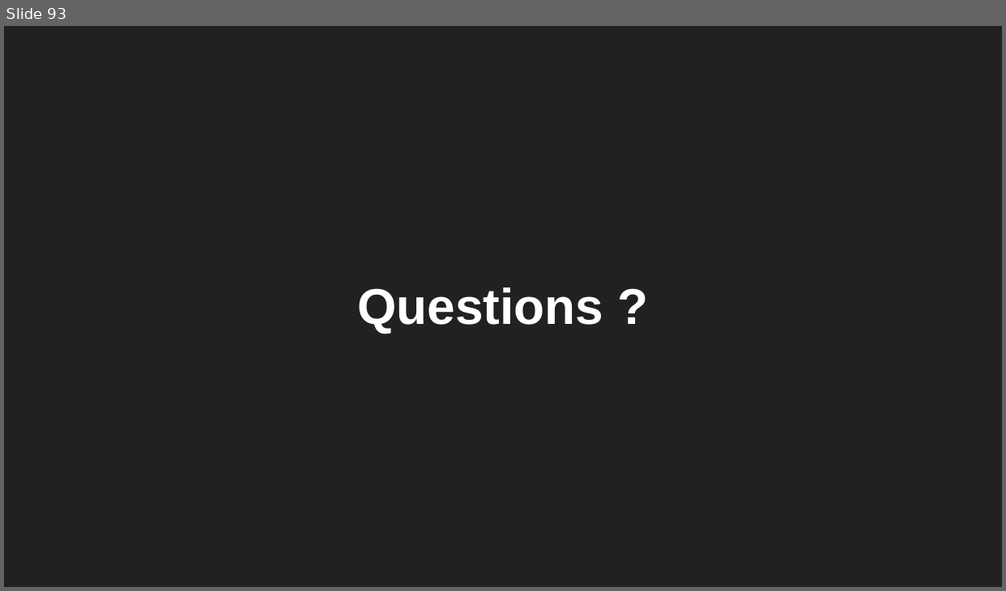
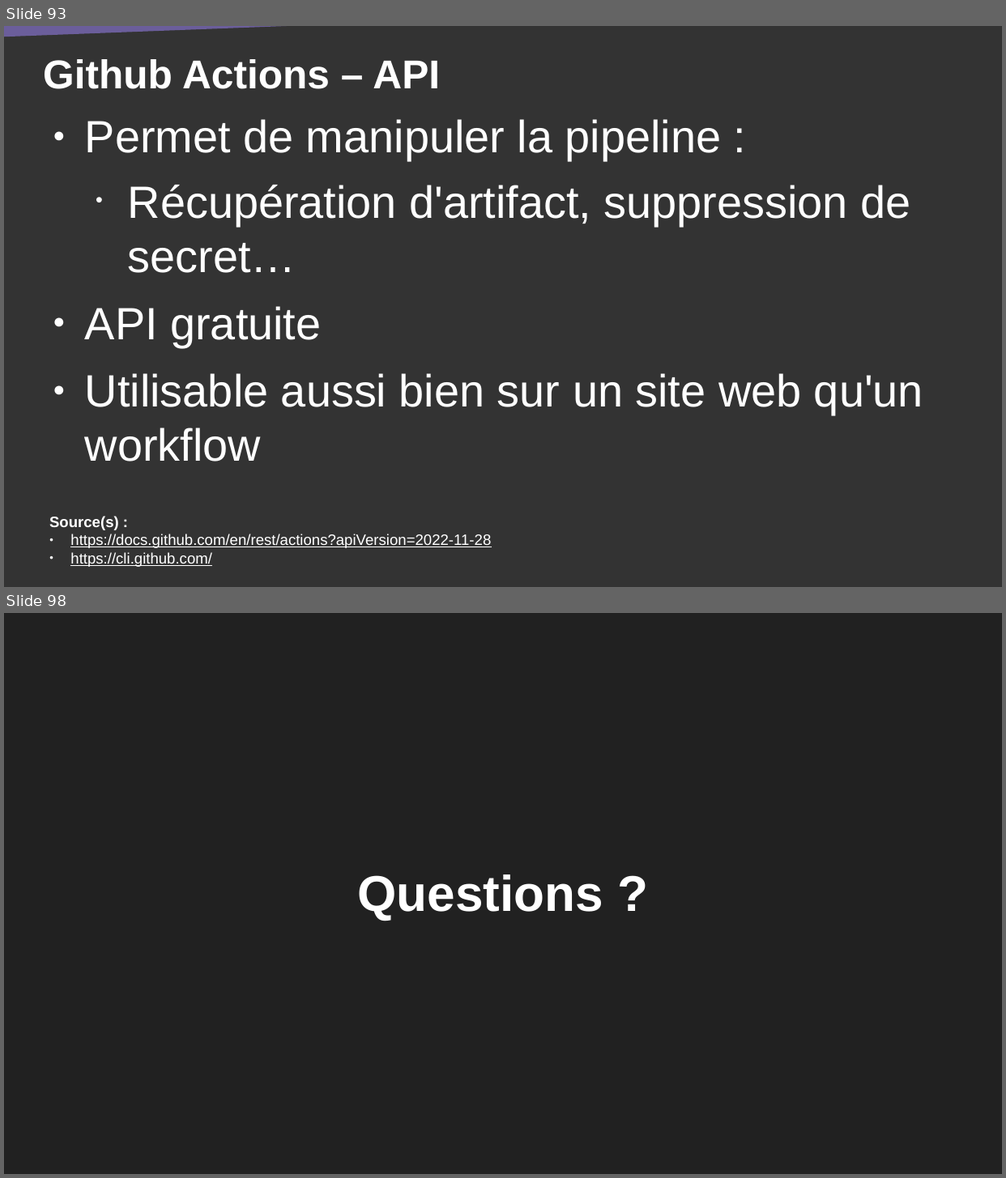
Before and after one commit to DanYellow/cours, a slide deck: developpement-web-et-dispositif-interactif-s6/travaux-pratiques/numero-4/presentation.odp. Shown one above the other, each under a label of ours: slide 93 before the commit, slides 93 and 98 after it; the slides between them are not shown. The pictures are 1006x591 and 1006x1178 pixels, drawn with LibreOffice and Linux fonts; fonts in the diff are those of the drawing. Boxes give left, top, right and bottom in pixels: in the first picture for what was removed or moved away, otherwise in the second. Text is boxed around its words. In the diff, an @@ line names an element or a change of style, - is before the commit and + after.

```diff
--- a/developpement-web-et-dispositif-interactif-s6/travaux-pratiques/numero-4/presentation.odp
+++ b/developpement-web-et-dispositif-interactif-s6/travaux-pratiques/numero-4/presentation.odp
@@ slide 93 added at bbox=[4, 26, 1002, 587], background #333333 @@
@@ right triangle added at bbox=[4, 26, 475, 39], fill #6B5E9B @@
@@ title added at bbox=[43, 59, 440, 89], 32 pt, text #FFFFFF, bold @@
+Github Actions – API
@@ text added at bbox=[85, 119, 923, 462], 36 pt, text #FFFFFF @@
+● Permet de manipuler la pipeline :
+  • Récupération d'artifact, suppression de secret…
+● API gratuite
+● Utilisable aussi bien sur un site web qu'un workflow
@@ text added at bbox=[49, 516, 491, 567], 12 pt, text #FFFFFF, underline @@
+Source(s) :
+● https://docs.github.com/en/rest/actions?apiVersion=2022-11-28
+● https://cli.github.com/
@@ what was slide 93 is now slide 98 @@
```
Also in this commit, not shown: 5 slides changed, 4 other slides added.
